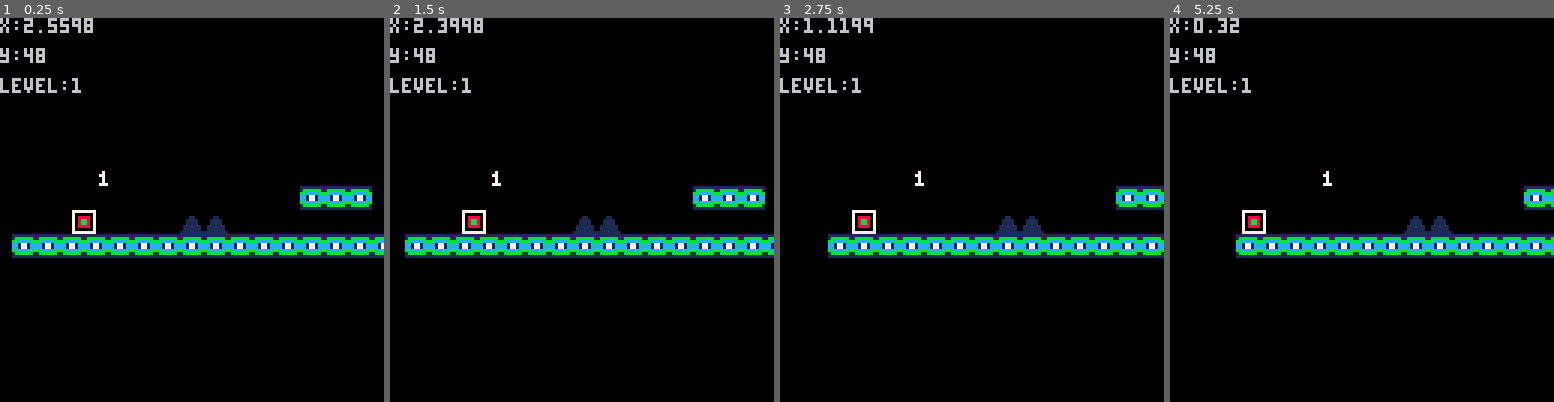
Above: before the commit, frames 1-4 (left to right).
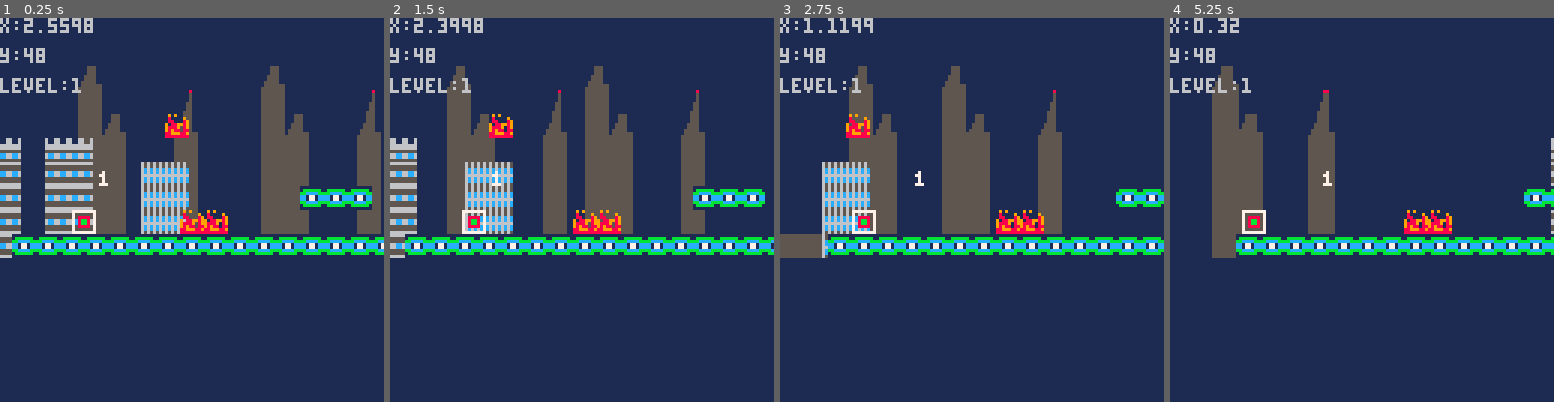
Above: after the commit, the same moments.

Repository: matrom01-v2/LightningGame
Game: PICO-8 cartridge poggers.p8
Two runs of this game, one before a commit and one after it. Both use one fixed random seed, a clock stepped at 60 frames per second and the inputs below.
Inputs:
- Up to frame 1 (0.25 s): no input
- Up to frame 2 (1.5 s): no input
- Up to frame 3 (2.75 s): hold Up 2.15-2.42 s
- Up to frame 4 (5.25 s): hold Up 4.73-5.03 s

The runs differ from the first frame. In frame 1, 91% of the frame differs, in the area x 0-100%, y 0-100%; in frame 2, 92%; in frame 3, 92%; in frame 4, 93%.

Commit message:
added parallax scrolling background

Diff:
--- a/poggers.p8
+++ b/poggers.p8
@@ -4,6 +4,12 @@
 --globals
 test = 0
 level = 1
+map_x=0
+building_x=0
+skyscrp_x=0
+map_speed=1
+bldng_speed=0.3
+skyscrp_speed=0.1
 //deaths = 0
 -->8
 --player
@@ -53,6 +59,23 @@
 --update function
 function _update60()
 
+	map_x-=map_speed
+ if map_x<-254 then
+ 	map_x=0
+ end
+
+ building_x-=bldng_speed
+  if building_x<-254 then
+    	building_x=0
+  end
+
+    --skyscrap
+  skyscrp_x-=skyscrp_speed
+  if skyscrp_x<-254 then
+   skyscrp_x=0
+  end
+
+
  grid_x = flr(player.x)
  grid_y = flr(player.y/8)
 
@@ -98,16 +121,28 @@
 -->8
 --draw function
 function _draw()
- cls()
+ cls(1)
  camera(player.x * 8 - 24, player.y - 64)
  if (level == 1) then
+ 	map(80,48,skyscrp_x,0,16,16)
+  map(80,48,skyscrp_x+128,0,16,16)
+  map(72,48,building_x,0,16,16)
+  map(72,48,building_x+200,0,16,16)
   map(0, 0, 0, 0, 128, 8)
  end
  if (level == 2) then
- 	map(0, 8, 0, 64, 128, 8)
+ 	map(80,48,skyscrp_x,55,16,16)
+  map(80,48,skyscrp_x+128,55,16,16)
+  map(72,48,building_x,55,16,16)
+  map(72,48,building_x+200,55,16,16)
+  map(0, 8, 0, 64, 128, 8)
  end
  if (level == 3) then
  	map(0, 16, 0, 48, 128, 8)
+ 	map(80,48,skyscrp_x,0,16,16)
+  map(80,48,skyscrp_x+128,0,16,16)
+  map(72,48,building_x,0,16,16)
+  map(72,48,building_x+200,0,16,16)
  end
  spr(1, player.x * 8, player.y)
  print("x:"..player.x, player.x * 8 - 24, player.y - 64)
Not shown, changed: 35 lines of the sprite sheet (__gfx__) section of poggers.p8
